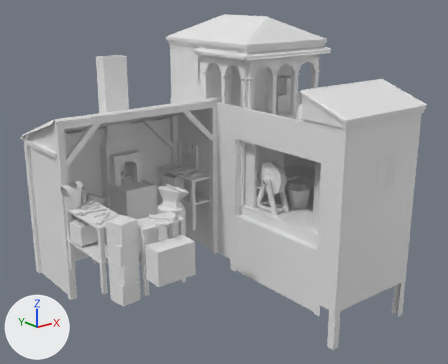
The COLLADA model binaries/data/mods/public/art/meshes/structural/rome_blacksmith_struct_b.dae as it was, and as the next commit left it.
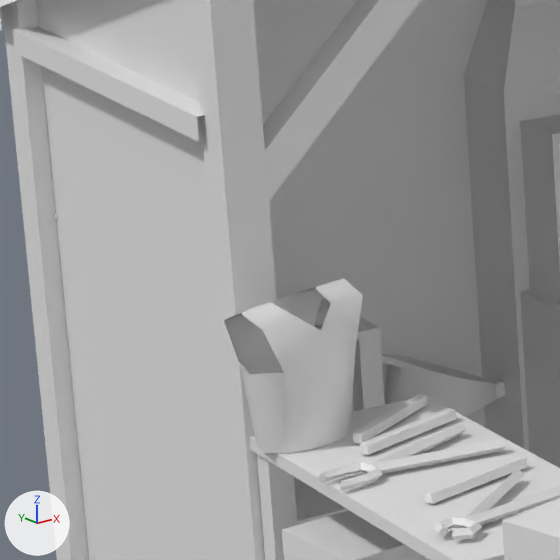
Each version is shown whole from a camera (50 mm lens) standing at (-0.56, -0.714, 0.347) and looking at (0.017, 0.007, 0.059), then close up on the part from 5% to 26% of the width and 37% to 62% of the height. The lights are fixed; the arrows at lower left show +X, +Y and +Z. Where no turn or scale is listed for an object, it has been applied to the vertices. Vertices at the same position are counted once.

Objects in the first close-up: 'HouseB_002'.
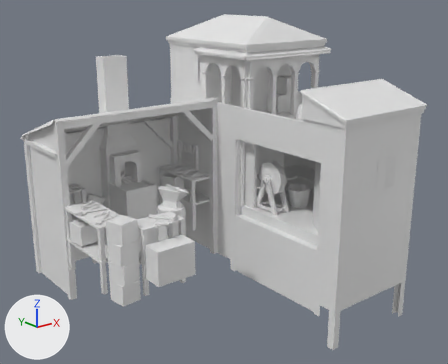
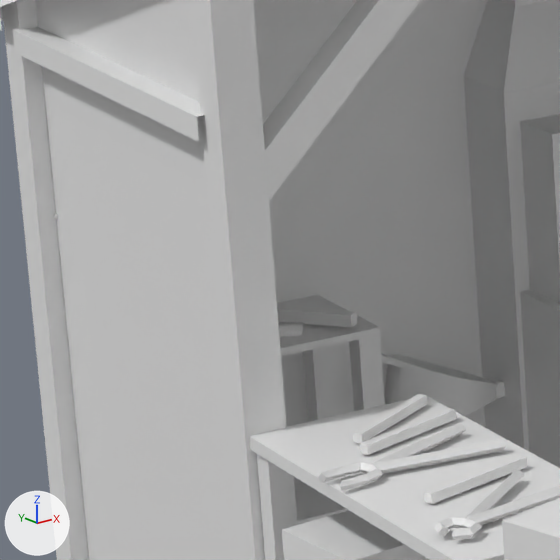
Boxes [x1, y1, x2, y2] around the edits, measured in the close-ups (560 x 560 px):
part 1 of me_houseb_mesh_001, deleted
    before: [224, 278, 363, 453]
part 2 of me_houseb_mesh_001, deleted
    before: [225, 289, 331, 375]

Patch to the scene script:
```diff
--- a/binaries/data/mods/public/art/meshes/structural/rome_blacksmith_struct_b.dae.py
+++ b/binaries/data/mods/public/art/meshes/structural/rome_blacksmith_struct_b.dae.py
@@ me_houseb_mesh_001 @@
 me_houseb_mesh_001.from_pydata(...)  # 3398 vertices, 4378 faces; spans x -0.223..0.242, y -0.196..0.232, z -0.16..0.302
 # used by ob_houseb_002; location = (0.0, 0.0, 0.0)
+# me_houseb_mesh_001 part 1: the loose piece of 38 vertices spanning x -0.223..-0.189, y 0.063..0.085, z 0.048..0.084 is deleted
+# me_houseb_mesh_001 part 2: the loose piece of 38 vertices spanning x -0.223..-0.189, y 0.063..0.084, z 0.048..0.083 is deleted
```
